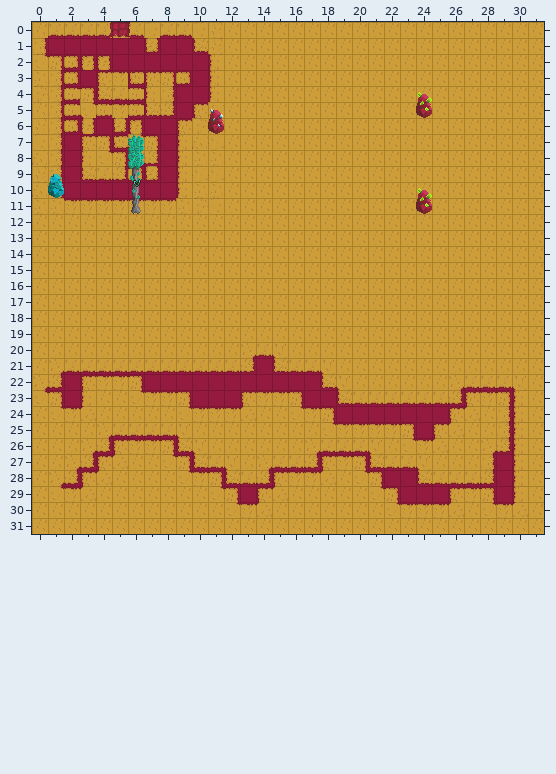
A Tiled map gets an edit: data/map/bug_test.tmx. The picture above was drawn from the file before the commit.
Cells are 16x16 px. Shown: x 0..31, y 0..31.
The same view after the edit:
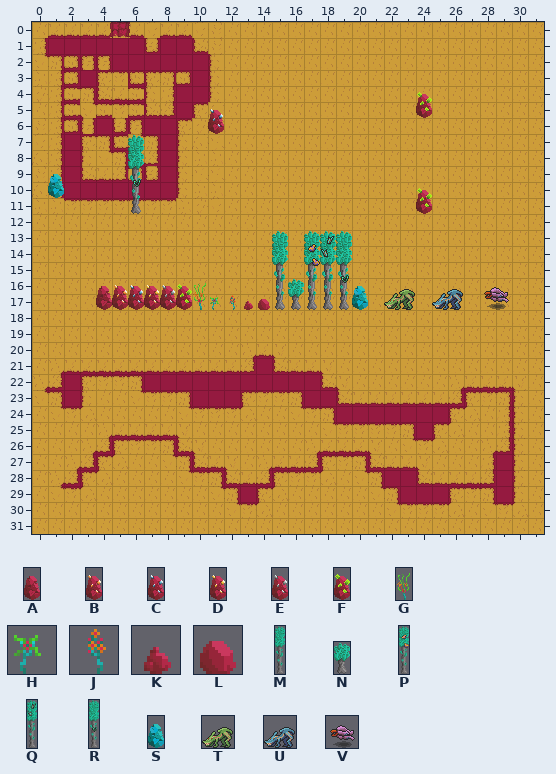
Key: from "objects": A 0 "deposit", B 1 "deposit_copper", C 2 "deposit_diamond", D 3 "deposit_gold", E 4 "deposit_titanium", F 5 "deposit_uranium", G 6 "plant1", H 7 "plant2", J 8 "plant3", K 9 "rock1", L 10 "rock2", M 11 "tree1", N 12 "tree2", P 13 "tree_fruit", Q 14 "tree_vegetable", R 15 "tree_rubber", S 16 "final_deposit", T 17 "dog1", U 18 "dog2", V 19 "squid".
Objects are placed by their top-left corner, in cells (3,4 is the top-left corner of cell 3,4); size is 1x1 cell unless given.
What changed:
Layer "objects":
added: A "deposit" at 4,16 size 1x2
added: B "deposit_copper" at 5,16 size 1x2
added: C "deposit_diamond" at 6,16 size 1x2
added: D "deposit_gold" at 7,16 size 1x2
added: E "deposit_titanium" at 8,16 size 1x2
added: F "deposit_uranium" at 9,16 size 1x2
added: G "plant1" at 10,16 size 1x2
added: H "plant2" at 11,17
added: J "plant3" at 12,17
added: K "rock1" at 13,17
added: L "rock2" at 14,17
added: M "tree1" at 15,13 size 1x5
added: N "tree2" at 16,16 size 1x2
added: P "tree_fruit" at 17,13 size 1x5
added: Q "tree_vegetable" at 18,13 size 1x5
added: R "tree_rubber" at 19,13 size 1x5
added: S "final_deposit" at 20,16 size 1x2
added: T "dog1" at 22,16 size 2x2
added: U "dog2" at 25,16 size 2x2
added: V "squid" at 28,16 size 2x2
